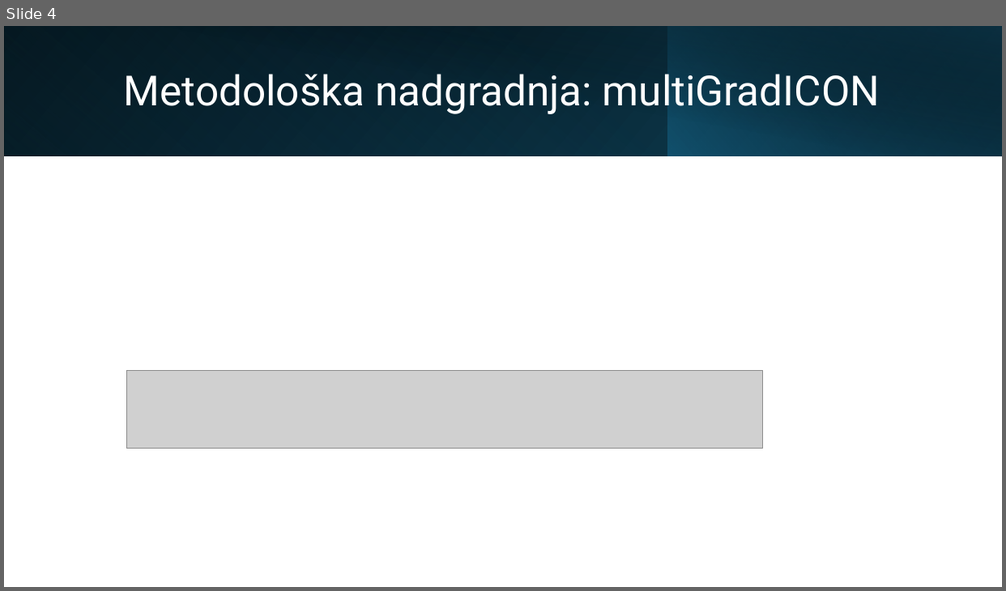
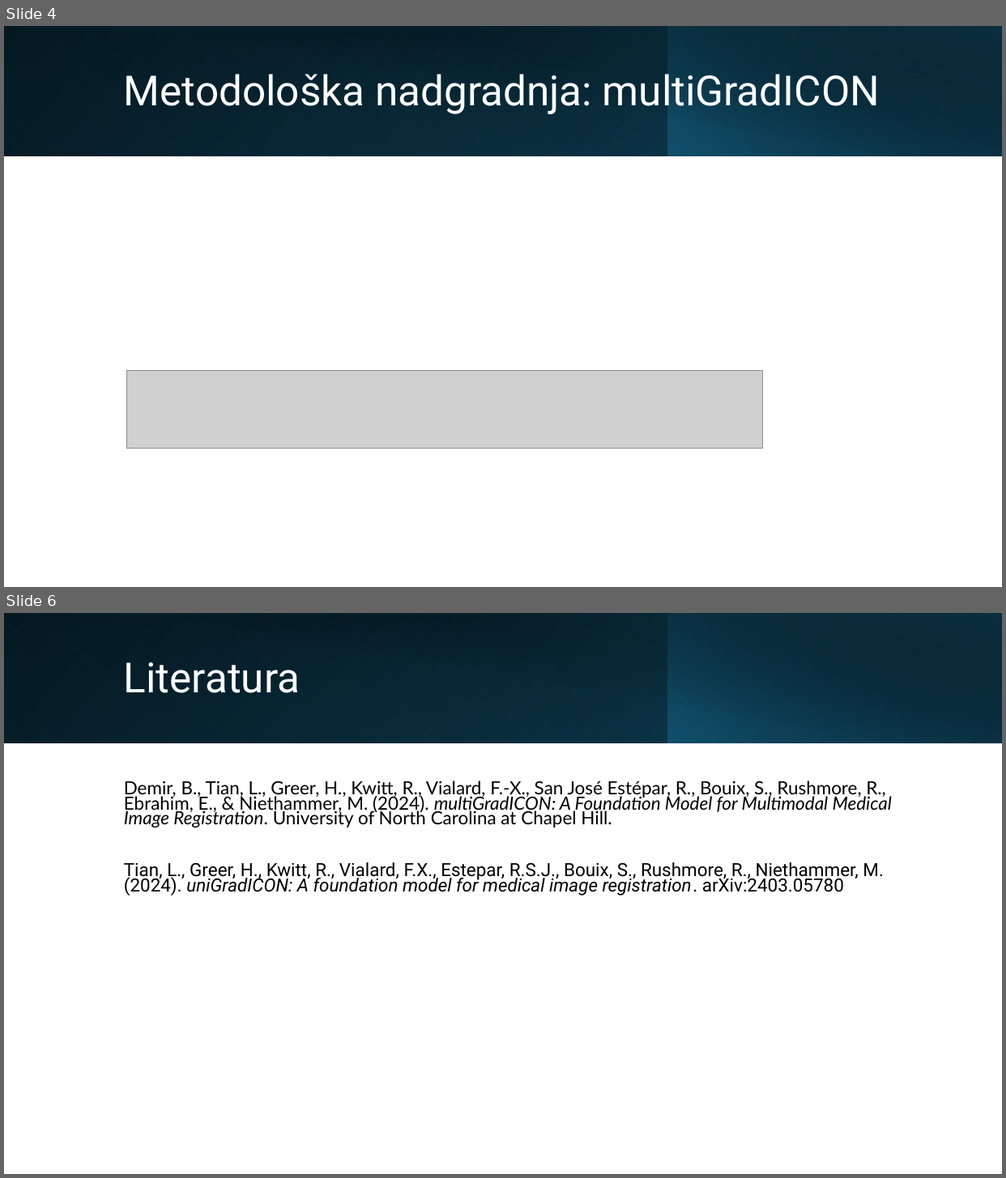
Before and after one commit to erazem1000/AMS_challenge_2024, a slide deck: 1_predstavitev_metode.pptx. Shown one above the other, each under a label of ours: slide 4 before the commit, slides 4 and 6 after it; the slides between them are not shown. The pictures are 1006x591 and 1006x1178 pixels, drawn with LibreOffice and Linux fonts; fonts in the diff are those of the drawing; grey boxes stand for pictures. Boxes give left, top, right and bottom in pixels: in the first picture for what was removed or moved away, otherwise in the second. Text is boxed around its words. In the diff, an @@ line names an element or a change of style, - is before the commit and + after.

```diff
--- a/1_predstavitev_metode.pptx
+++ b/1_predstavitev_metode.pptx
@@ slide 6 added at [4,613,1002,1174], background #FFFFFF @@
@@ rectangle added at [4,613,1002,743], fill gradient #000000 to #104862 @@
@@ rectangle added at [4,613,669,743], fill gradient #156082 to #0B3041 @@
@@ rectangle added at [41,613,1002,744], fill gradient #000000 to #0B3041 @@
@@ rectangle added at [668,613,1002,743], fill gradient #156082 to #000000 @@
@@ title added at [124,662,300,693], 40 pt, text #FFFFFF @@
+Literatura
@@ text added at [124,781,892,896], 17.5 pt, text #000000 @@
+Demir, B., Tian, L., Greer, H., Kwitt, R., Vialard, F.-X., San José Estépar, R., Bouix, S., Rushmore, R., Ebrahim, E., & Niethammer, M. (2024). multiGradICON: A Foundation Model for Multimodal Medical Image Registration. University of North Carolina at Chapel Hill.
+Tian, L., Greer, H., Kwitt, R., Vialard, F.X., Estepar, R.S.J., Bouix, S., Rushmore, R., Niethammer, M. (2024). uniGradICON: A foundation model for medical image registration. arXiv:2403.05780
```
Also in this commit, not shown: 3 slides changed, 3 other files.
